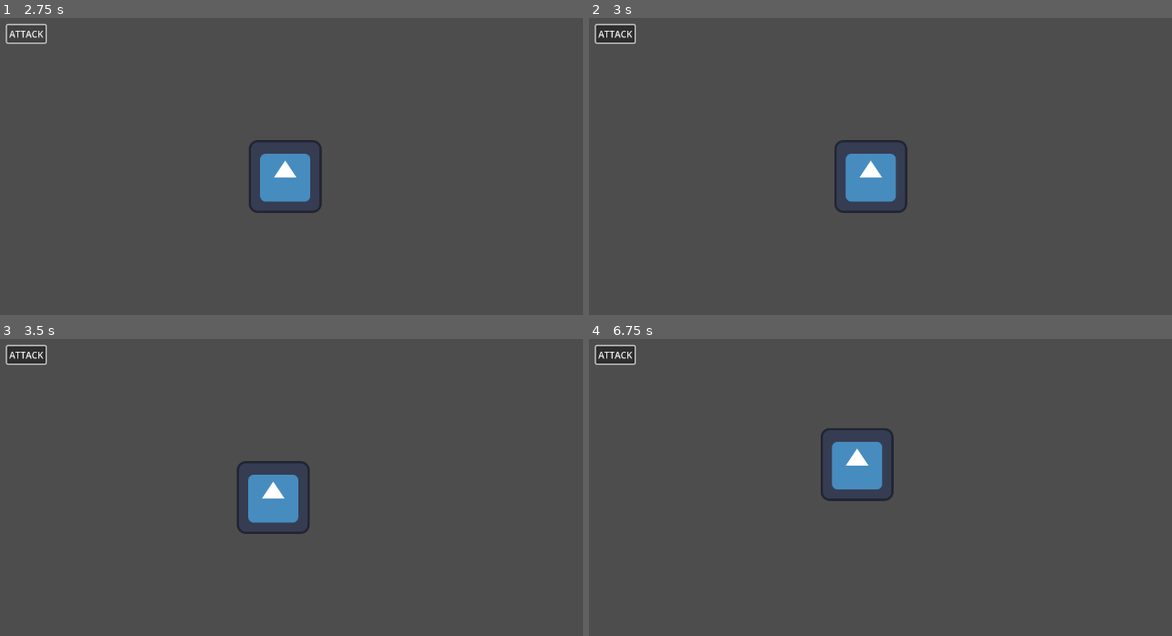
Above: before the commit, frames 1-4 (two rows, left to right).
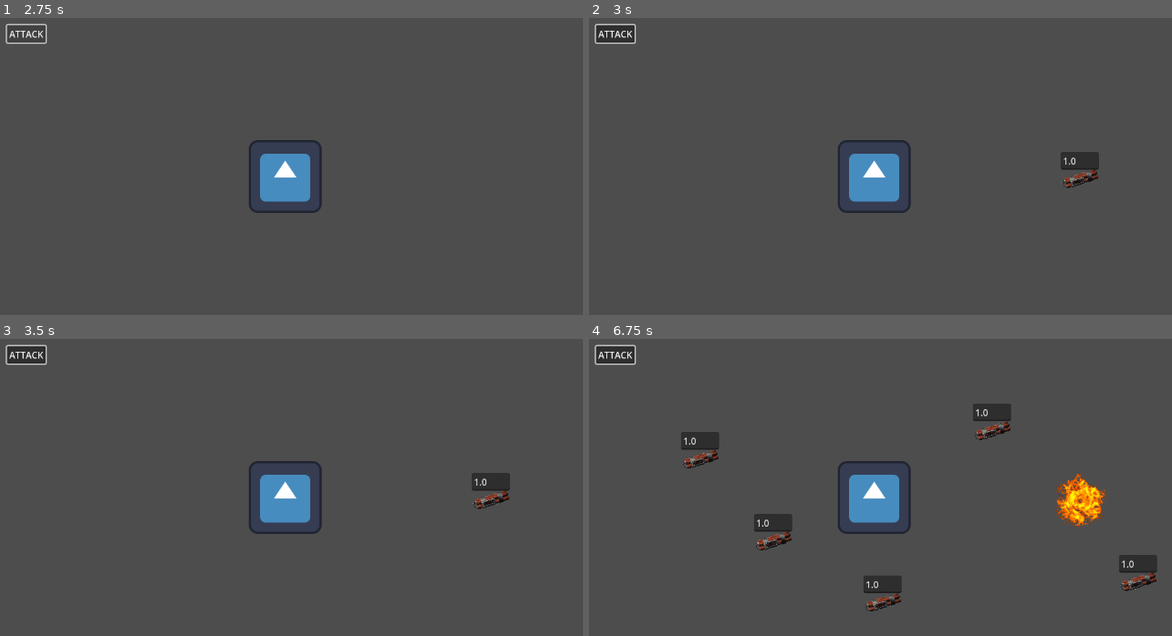
Above: after the commit, the same moments.

Repository: MaxWesterlund/Combombo
Game: Godot game, scene res://Scenes/main.tscn
Two runs of this game, one before a commit and one after it. Both use one fixed random seed, a clock stepped at 60 frames per second and the inputs below. The engine's default icon, where the game draws it, is replaced by a stand-in: a white triangle on a blue panel in a dark square.
Inputs (mouse positions are in pixels of both pictures, inside the frame that each line leads up to):
- Up to frame 1 (2.75 s): click "ATTACK" at 0.5 s; click "ATTACK" at 1.25 s; click "ATTACK" at 2 s
- Up to frame 2 (3 s): tap Enter at 2.75 s; move the mouse to (1078, 178) at 2.77 s; click (1078, 178) at 2.85 s
- Up to frame 3 (3.5 s): no input
- Up to frame 4 (6.75 s): tap Space at 3.5 s; move the mouse to (775, 540) at 3.52 s; click (775, 540) at 3.6 s; move the mouse to (991, 431) at 4.27 s; click (991, 431) at 4.35 s; move the mouse to (880, 603) at 5.02 s; click (880, 603) at 5.1 s; move the mouse to (1137, 582) at 5.77 s; click (1137, 582) at 5.85 s; move the mouse to (699, 457) at 6.52 s; click (699, 457) at 6.6 s

Frame 1 is identical in both runs. In frame 2, 1.2% of the frame differs, in the area x 42-88%, y 41-66%; in frame 3, 1.7%; in frame 4, 6.5%, in the area x 15-98%, y 21-92%.

Commit message:
itsa bomb time

Diff:
--- /dev/null
+++ b/Scenes/bombSpawner.gd
@@ -0,0 +1,25 @@
+extends Node2D
+
+var bomb = preload("res://Scenes/bombo.tscn")
+
+# Called when the node enters the scene tree for the first time.
+func _ready():
+	pass # Replace with function body.
+
+func _process(delta):
+	if Input.is_action_just_pressed("place_bomb"):
+		var p = get_global_mouse_position()
+		if not is_mouse_over_ui(p):
+			spawn_bomb(p)
+
+func spawn_bomb(position: Vector2):
+	var instance = bomb.instantiate()
+	instance.position = position
+	add_child(instance)
+
+func is_mouse_over_ui(mouse_position):
+	var ui_elements = get_tree().get_nodes_in_group("UI")
+
+	for ui_element in ui_elements:
+		if ui_element.get_global_rect().has_point(mouse_position):
+			return true
--- a/Scenes/bombo.gd
+++ b/Scenes/bombo.gd
@@ -7,14 +7,34 @@
 
 var state = STATE.IDLE
 
-var time_until_explode = 2.0
+@onready var attack_button: Button = get_node("/root/Main/AttackButton")
 
-# Called when the node enters the scene tree for the first time.
+@onready var timer: Timer = $Timer
+@onready var time_text: LineEdit = $LineEdit
+@onready var sprite: Sprite2D = $Sprite2D
+@onready var explosion_texture: Texture2D = load("res://Sprites/explosion.png")
+
 func _ready():
-	pass # Replace with function body.
-
-# Called every frame. 'delta' is the elapsed time since the previous frame.
-func _process(delta):
+	time_text.add_to_group("UI")
+	attack_button.pressed.connect(start_timer)
+	print(explosion_texture)
 	pass
 
+func _process(delta):
+	if not timer.is_stopped():
+		time_text.editable = false
+		time_text.text = str(timer.time_left)
+
 func start_timer():
+	if not timer.is_stopped():
+		return
+	state = STATE.WILL_EXPLODE
+	print(time_text.text)
+	timer.wait_time = float(time_text.text)
+	print(timer.wait_time)
+	timer.start()
+
+func _on_timer_timeout():
+	print("BOOOOOM")
+	sprite.texture = explosion_texture
+	time_text.visible = false
--- a/Scenes/bombo.tscn
+++ b/Scenes/bombo.tscn
@@ -1,13 +1,24 @@
 [gd_scene load_steps=3 format=3 uid="uid://cesb20ykxb25l"]
 
 [ext_resource type="Script" path="res://Scenes/bombo.gd" id="1_36r6p"]
-[ext_resource type="Texture2D" uid="uid://bsoqn2mt0h3xa" path="res://bomb_circle.png" id="1_gnhb3"]
+[ext_resource type="Texture2D" uid="uid://grtdbfxtxjhy" path="res://Sprites/dynamite.png" id="2_j1ka7"]
 
 [node name="Bombo" type="Node2D"]
 script = ExtResource("1_36r6p")
 
 [node name="Sprite2D" type="Sprite2D" parent="."]
-scale = Vector2(0.4, 0.4)
-texture = ExtResource("1_gnhb3")
+texture = ExtResource("2_j1ka7")
 
 [node name="Timer" type="Timer" parent="."]
+one_shot = true
+
+[node name="LineEdit" type="LineEdit" parent="."]
+offset_left = -34.0
+offset_top = -47.0
+offset_right = 33.0625
+offset_bottom = -16.0
+text = "1.0"
+
+[node name="FadeTimer" type="Timer" parent="."]
+
+[connection signal="timeout" from="Timer" to="." method="_on_timer_timeout"]
--- a/Scenes/main.tscn
+++ b/Scenes/main.tscn
@@ -1,15 +1,19 @@
-[gd_scene load_steps=2 format=3 uid="uid://bvoqjs6mnrhpo"]
+[gd_scene load_steps=3 format=3 uid="uid://bvoqjs6mnrhpo"]
 
 [ext_resource type="PackedScene" uid="uid://cnyltcixmksrr" path="res://Scenes/player.tscn" id="1_eabme"]
+[ext_resource type="Script" path="res://Scenes/bombSpawner.gd" id="2_iy5b7"]
 
 [node name="Main" type="Node2D"]
 
 [node name="Player" parent="." instance=ExtResource("1_eabme")]
 position = Vector2(561, 320)
 
-[node name="Button" type="Button" parent="." groups=["UI"]]
+[node name="AttackButton" type="Button" parent="." groups=["UI"]]
 offset_left = 73.0
 offset_top = 54.0
 offset_right = 141.0
 offset_bottom = 85.0
 text = "ATTACK"
+
+[node name="BombSpawner" type="Node2D" parent="."]
+script = ExtResource("2_iy5b7")
--- a/Scenes/player.gd
+++ b/Scenes/player.gd
@@ -8,20 +8,14 @@
 	linear_damp = ground_friction
 
 func _process(delta):
-	if Input.is_action_just_pressed("place_bomb"):
-		var p = get_global_mouse_position()
-		if not is_mouse_over_ui(p):
-			add_explode_force(1000000, p)
+	pass
+	#if Input.is_action_just_pressed("place_bomb"):
+		#var p = get_global_mouse_position()
+		#if not is_mouse_over_ui(p):
+			#add_explode_force(1000000, p)
 
 func add_explode_force(size, origin):
 	var d = position - origin
 	var direction = d.normalized()
 	var distance_multiplier = min(100 / d.length(), max_distance_multiplier)
 	apply_force(direction * size * distance_multiplier)
-
-func is_mouse_over_ui(mouse_position):
-	var ui_elements = get_tree().get_nodes_in_group("UI")
-
-	for ui_element in ui_elements:
-		if ui_element.get_global_rect().has_point(mouse_position):
-			return true
